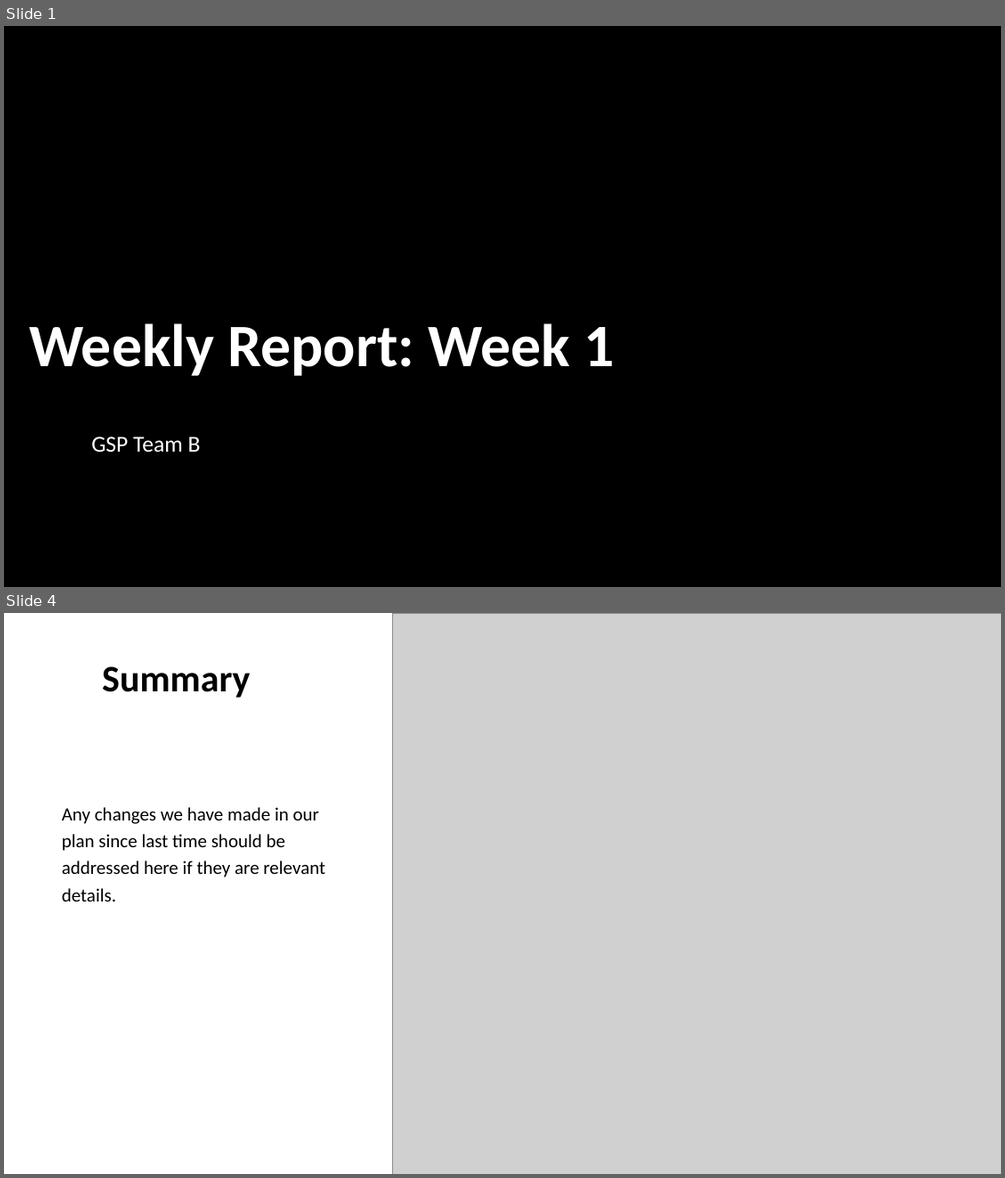
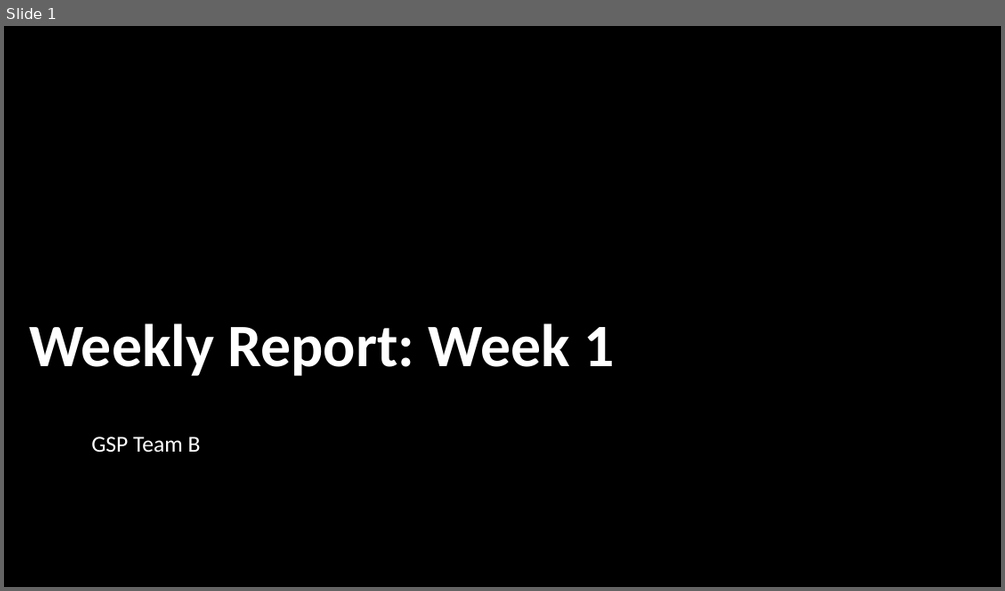
Before and after one commit to Toby-Withers/GSP-Team-B, a slide deck: Weekly Report 1.pptx. Shown one above the other, each under a label of ours: slides 1 and 4 before the commit, slide 1 after it; the slides between them are not shown. The pictures are 1005x1178 and 1005x591 pixels, drawn with LibreOffice and Linux fonts; fonts in the diff are those of the drawing; grey boxes stand for pictures; background and template pictures are left out. Boxes give left, top, right and bottom in pixels: in the first picture for what was removed or moved away, otherwise in the second. Text is boxed around its words. In the diff, an @@ line names an element or a change of style, - is before the commit and + after.

```diff
--- a/Weekly Report 1.pptx
+++ b/Weekly Report 1.pptx
@@ slide 4 removed at (x1=4, y1=613, x2=1001, y2=1174), background #FFFFFF @@
@@ picture removed at (x1=393, y1=613, x2=1001, y2=1174) @@
@@ title removed at (x1=102, y1=666, x2=250, y2=698) @@
-Summary
@@ text removed at (x1=62, y1=807, x2=325, y2=901) @@
-Any changes we have made in our plan since last time should be addressed here if they are relevant details.
```
Also in this commit, not shown: 2 slides changed, 11 slides added, 4 other slides removed, 3 other files.
